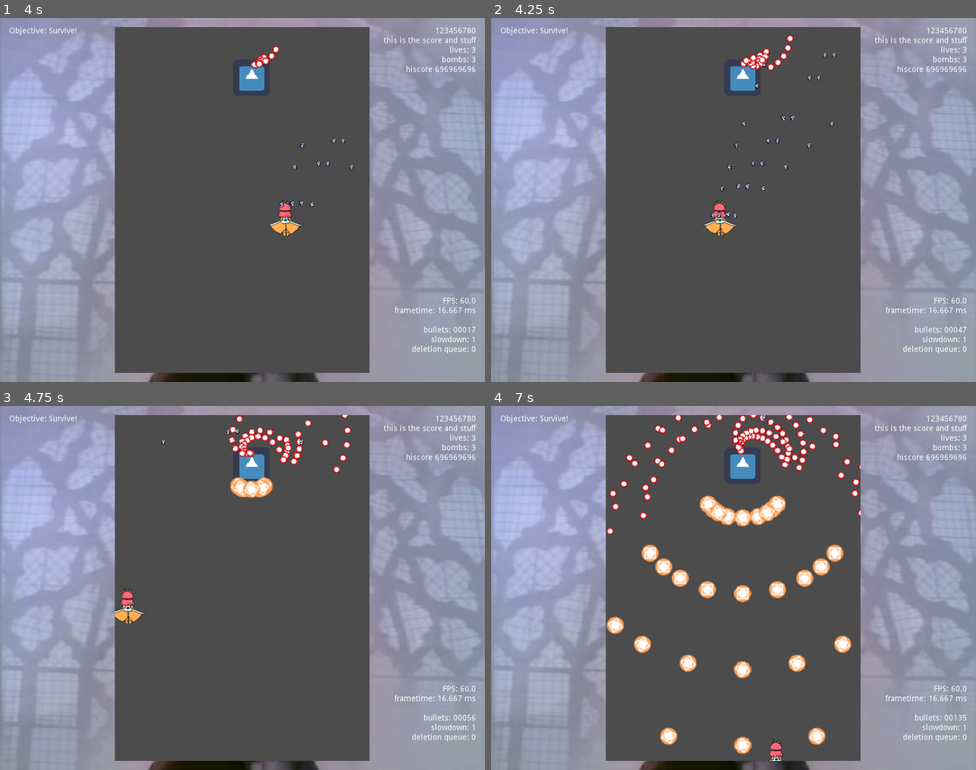
Above: before the commit, frames 1-4 (two rows, left to right).
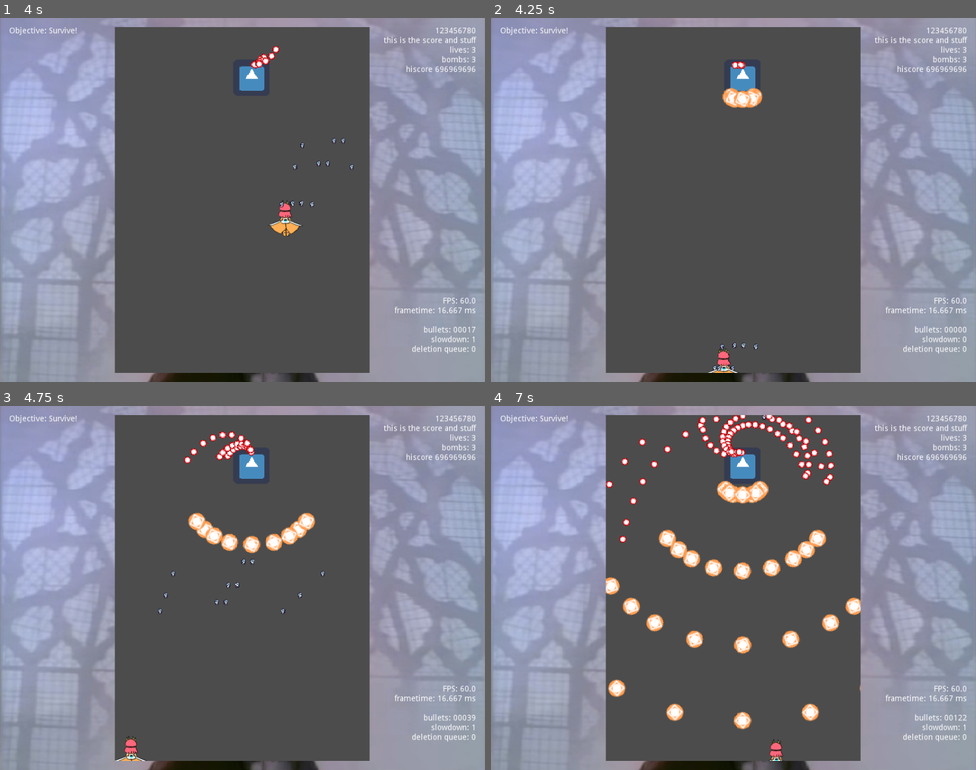
Above: after the commit, the same moments.

Repository: lapspider45/KumoCollab
Game: Godot game, scene res://game/Main.tscn
Same seed, same stepped clock (60 frames per second), same inputs: the game is played once before the commit and once after it. The engine's default icon, where the game draws it, is replaced by a stand-in: a white triangle on a blue panel in a dark square.
Inputs:
- Up to frame 1 (4 s): tap Enter at 0.5 s; hold Right (right) 0.53-1.28 s; hold X (bomb) 0.53-1.28 s; hold Down (down) 1.28-2.03 s; tap Z (shoot) at 1.35 s; hold Right (right) 2.03-2.78 s; hold Shift (slow) 2.03-2.78 s; hold Up (up) 2.78-3.53 s; tap X (bomb) at 2.85 s; hold Left (left) from 3.53 s (still down); hold Z (shoot) from 3.53 s (still down)
- Up to frame 2 (4.25 s): keep holding Left (left); keep holding Z (shoot); tap R (restart) at 4.15 s
- Up to frame 3 (4.75 s): keep holding Left (left); release Z (shoot) at 4.28 s; tap Shift (slow) at 4.35 s
- Up to frame 4 (7 s): release Left (left) at 5.03 s; hold Down (down) 5.03-5.78 s; hold X (bomb) 5.03-5.78 s; hold Right (right) 5.78-6.53 s; tap Z (shoot) at 5.85 s; hold Up (up) from 6.53 s (still down); hold Shift (slow) from 6.53 s (still down)

Frame 1 is identical in both runs. In frame 2, 1.5% of the frame differs, in the area x 43-98%, y 4-98%; in frame 3, 3.2%; in frame 4, 9.6%, in the area x 23-98%, y 2-96%.

Commit message:
add restart key

Diff:
--- a/game/Main.gd
+++ b/game/Main.gd
@@ -3,3 +3,9 @@
 
 func _ready():
 	OS.min_window_size = Vector2(480, 640) + Vector2(16,16) * 2
+
+
+func _unhandled_key_input(event):
+	if event.is_action_pressed("restart"):
+		print("RESTARTING NOW!")
+		get_tree().reload_current_scene()
